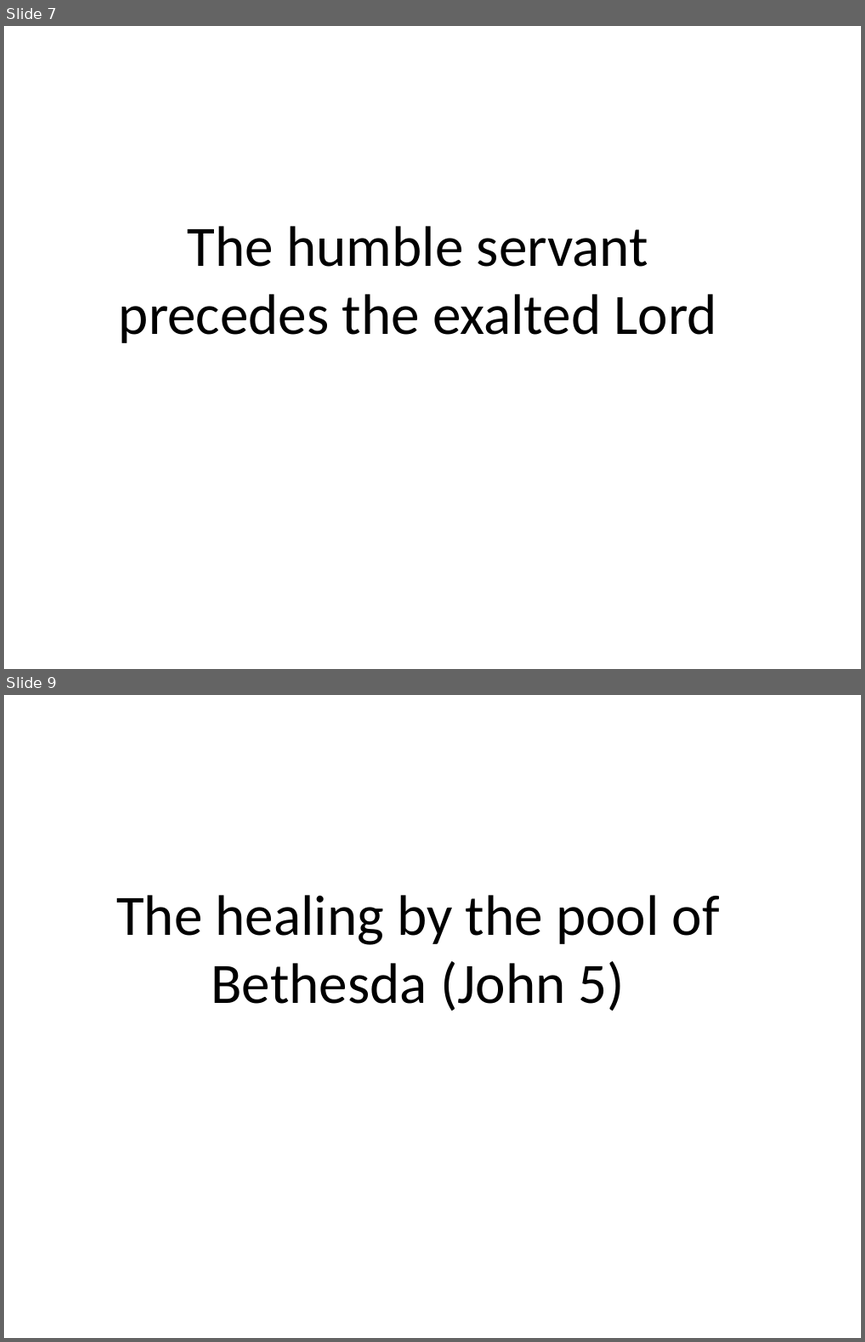
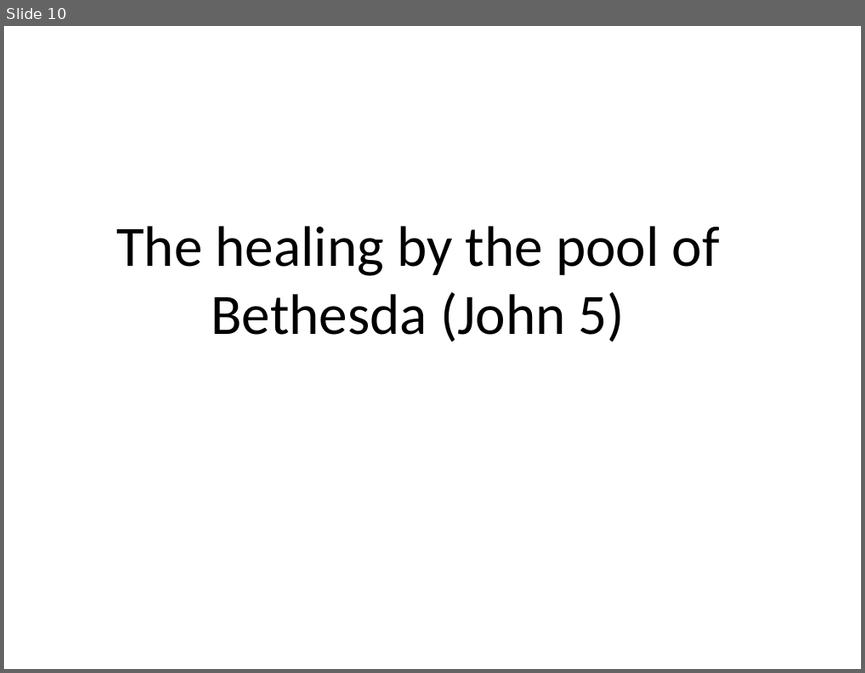
Before and after one commit to sjanhunen/dokimazo, a slide deck: presentations/InHisName.pptx. Shown one above the other, each under a label of ours: slides 7 and 9 before the commit, slide 10 after it; the slides between them are not shown. The pictures are 865x1342 and 865x673 pixels, drawn with LibreOffice and Linux fonts; fonts in the diff are those of the drawing. Boxes give left, top, right and bottom in pixels: in the first picture for what was removed or moved away, otherwise in the second. Text is boxed around its words. In the diff, an @@ line names an element or a change of style, - is before the commit and + after.

```diff
--- a/presentations/InHisName.pptx
+++ b/presentations/InHisName.pptx
@@ slide 7 removed at <box>4,26,861,669</box>, background #FFFFFF @@
@@ text removed at <box>119,226,717,343</box> @@
-The humble servant precedes the exalted Lord
@@ what was slide 9 is now slide 10 @@
```
Also in this commit, not shown: 11 slides changed, 7 slides added, 4 other slides removed, 1 other file.
